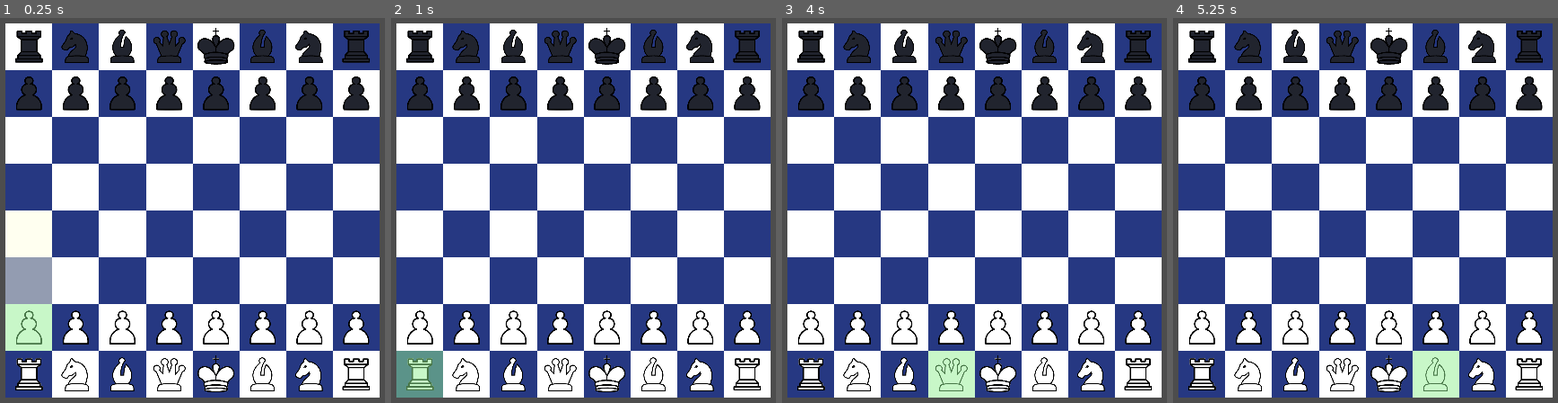
Above: before the commit, frames 1-4 (left to right).
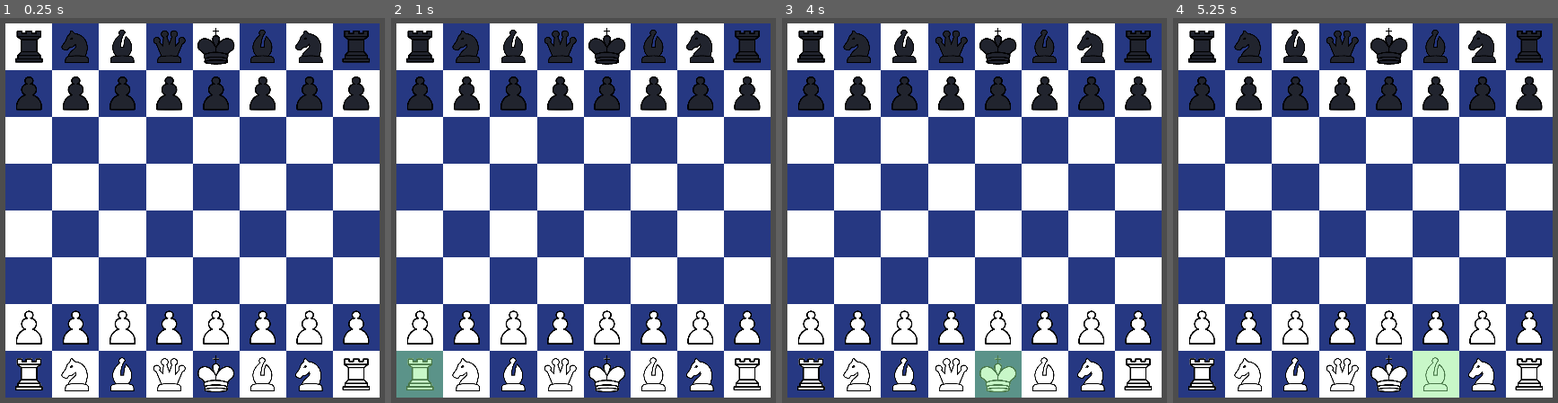
Above: after the commit, the same moments.

Repository: for-i-in-team/chess-plus
Game: Godot game, scene res://scenes/screens/chess_board.tscn
The game is run twice, just before and just after one commit, with the same random seed, the same clock (stepped at 60 frames per second) and the same inputs.
Inputs (mouse positions are in pixels of both pictures, inside the frame that each line leads up to):
- Up to frame 1 (0.25 s): no input
- Up to frame 2 (1 s): tap Enter at 0.5 s; move the mouse to (421, 376) at 0.52 s; click (421, 376) at 0.67 s
- Up to frame 3 (4 s): tap Space at 1.25, 2.75 s; move the mouse to (859, 376) at 1.27 s; click (859, 376) at 1.42 s; tap Enter at 2, 3.5 s; move the mouse to (905, 376) at 2.02 s; click (905, 376) at 2.17 s; move the mouse to (951, 376) at 2.77 s; click (951, 376) at 2.92 s; move the mouse to (997, 376) at 3.52 s; click (997, 376) at 3.67 s
- Up to frame 4 (5.25 s): tap Space at 4.25 s; move the mouse to (1434, 376) at 4.27 s; click (1434, 376) at 4.42 s; move the mouse to (1481, 376) at 5.02 s; click (1481, 376) at 5.17 s

The runs differ from the first frame. In frame 1, 2.9% of the frame differs, in the area x 1-14%, y 62-87%; in frame 2, nothing differs; in frame 3, 2.9%; in frame 4, nothing differs.
Error before the commit: Invalid type in function 'validate_takes' in base 'RefCounted (ChessBoard)'. The array of argument 1 (Array[Square]) does not have the same element type as the…

Commit message:
Implement Traditional Game Constraints

Diff:
--- a/scripts/model/game_constraint.gd
+++ b/scripts/model/game_constraint.gd
@@ -1,10 +1,49 @@
 class_name GameConstraint
 
-func _init(_requires_next_state:bool):
-    self.requires_next_state = _requires_next_state
+var requires_next_state:bool
+var name:String
+var description:String
 
-func validate_move(_board:ChessBoard, _origin:ChessBoard.Square, _destination:ChessBoard.Square, _next_state:ChessBoard):
-    assert(false, "GameConstraint.validate_move() must be implemented by subclasses")
+func _init(_name:String,_description:String, _requires_next_state:bool):
+	requires_next_state = _requires_next_state
+	name = _name
+	description = _description
 
-func validate_take(_board:ChessBoard, _take:ChessPiece.Take,_next_state:ChessBoard):
-    assert(false, "GameConstraint.validate_take() must be implemented by subclasses")
+func validate_move(_board:ChessBoard, _origin:ChessBoard.Square, _destination:ChessBoard.Square, _next_state:ChessBoard) -> bool:
+	return true
+
+func validate_take(_board:ChessBoard, _take:ChessPiece.Take,_next_state:ChessBoard) -> bool:
+	return true
+
+
+class FriendlyFireConstraint:
+	extends GameConstraint
+
+	func _init():
+		super._init("No Friendly Fire","Prevents a piece from moving to the same square as a friendly piece as part of a take",false)
+
+	func validate_take(_board:ChessBoard, _take:ChessPiece.Take,_next_state:ChessBoard) -> bool:
+		if _take.to_square.piece == null:
+			return true
+		return _take.from_square.piece.color != _take.to_square.piece.color
+
+class NoCheckConstraint:
+	extends GameConstraint
+
+	func _init():
+		super._init("No Check","Prevents a piece from moving into check",true)
+
+	func validate_move(_board:ChessBoard, _origin:ChessBoard.Square, _destination:ChessBoard.Square, next_state:ChessBoard) -> bool:
+		return no_checks(next_state)
+
+	func validate_take(_board:ChessBoard, _take:ChessPiece.Take,_next_state:ChessBoard) -> bool:
+		return no_checks(_next_state)
+
+	func no_checks(board:ChessBoard):
+		for row in board.board:
+			for square in row.row:
+				if square.piece != null and square.piece.has_method("is_in_check"):
+					if square.piece.is_in_check(board, square):
+						return false
+		return true
+# BOOKMARK Add game effects which just receive events and alter the state of the board.
--- a/scripts/model/traditional_pieces.gd
+++ b/scripts/model/traditional_pieces.gd
@@ -161,18 +161,28 @@
 				valid.append(square)
 		return valid # TODO Castling
 
-	func get_valid_takes(board:ChessBoard, current_square:ChessBoard.Square):
-		var valid : Array[ChessBoard.Square] = []
+	func get_valid_takes(board:ChessBoard, current_square:ChessBoard.Square)->Array[ChessPiece.Take]:
+		var valid : Array[ChessPiece.Take] = []
 		for direction in ChessPiece.ALL_DIRECTIONS:
 			var square = board.get_square(current_square.coordinates + direction)
 			if square != null and square.piece != null and square.piece.color != color:
 				valid.append(get_take_for_square(board, current_square, square))
 		return valid
 
+	func is_in_check(board:ChessBoard, current_square:ChessBoard.Square):
+		for row in board.board:
+			for square in row.row:
+				if square.piece != null and square.piece.color != color:
+					var valid_takes = square.piece.get_valid_takes(board, square)
+					for _take in valid_takes:
+						if _take.targets.find(current_square) != -1:
+							return true
+		return false
+
 
 
 static func get_traditional_board_setup():
-	var board:ChessBoard = ChessBoard.new(Vector2(8,8))
+	var board:ChessBoard = ChessBoard.new(Vector2(8,8), [GameConstraint.FriendlyFireConstraint.new(), GameConstraint.NoCheckConstraint.new()])
 
 	# Pawns
 	for i in range(8):
--- a/scripts/view/chess_board.gd
+++ b/scripts/view/chess_board.gd
@@ -15,7 +15,7 @@
 			square_view.init(self, square)
 			add_child(square_view)
 			square_view.square_selected.connect(input.set_square)
-	input.init(self,get_square_view(board.get_square(Vector2(0,1))))
+	input.init(self)
 
 func get_square_view(square:ChessBoard.Square) -> ChessSquareView:
 	for child in get_children():
